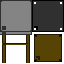
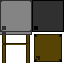
Comparing the layer stacks of the two 64×64 images. Changes:
painted on "Background" over [34, 2, 62, 30]
